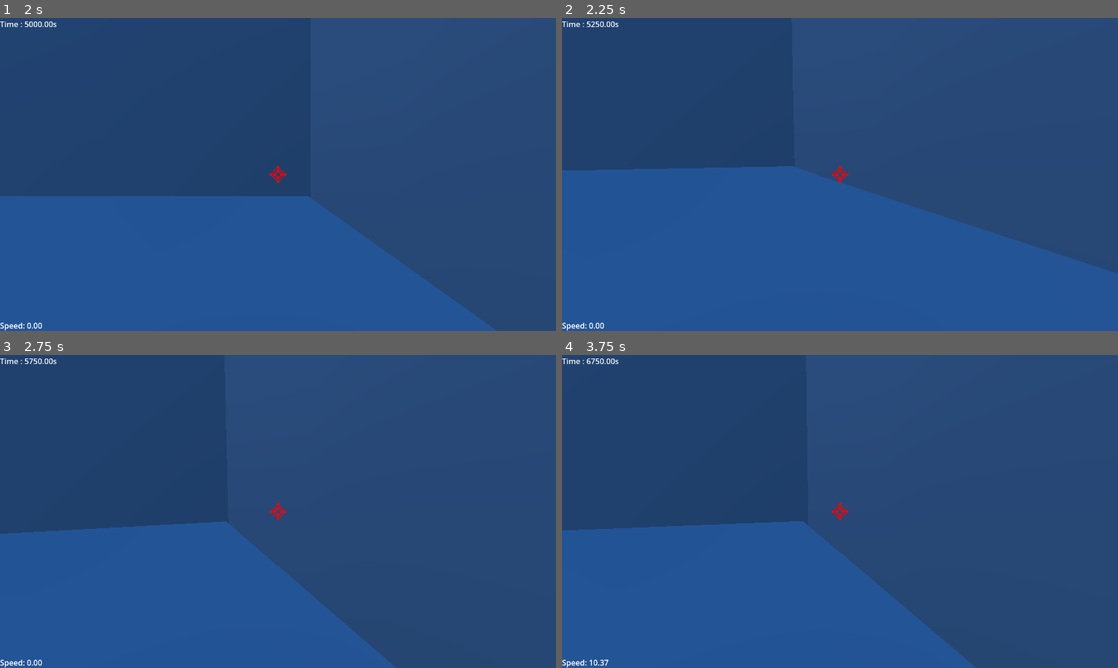
Above: before the commit, frames 1-4 (two rows, left to right).
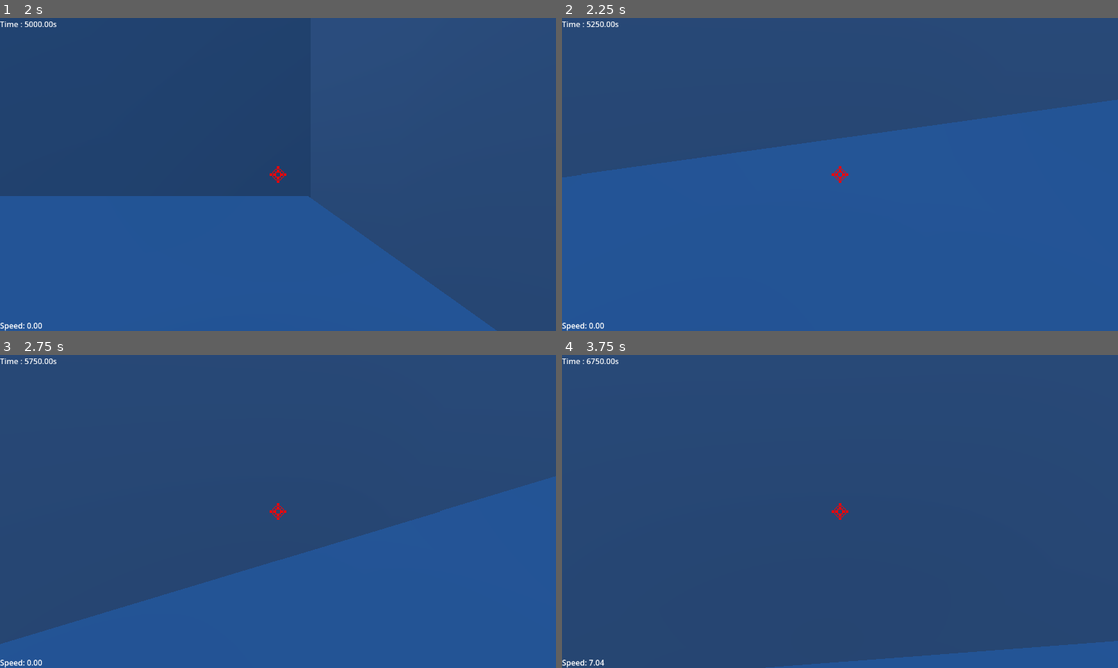
Above: after the commit, the same moments.

Repository: Lilianbazantay/Speed4Need
Game: Godot game, scene res://scenes/MainMenu/MainMenu.tscn
Two runs of this game, one before a commit and one after it. Both use one fixed random seed, a clock stepped at 60 frames per second and the inputs below.
Inputs (mouse positions are in pixels of both pictures, inside the frame that each line leads up to):
- Up to frame 1 (2 s): click "PLAY" at 0.5 s; click (211, 149) at 1.27 s
- Up to frame 2 (2.25 s): tap Enter (ui_accept) at 2 s; move the mouse to (867, 174) at 2.02 s; hold W (move_forward) from 2.03 s (still down); hold Ctrl (crouch) from 2.03 s (still down)
- Up to frame 3 (2.75 s): keep holding W (move_forward); keep holding Ctrl (crouch); tap Space (jump) at 2.27 s
- Up to frame 4 (3.75 s): keep holding W (move_forward); move the mouse to (812, 511) at 2.77 s; release Ctrl (crouch) at 2.78 s; tap E (grapple) at 2.85 s; tap Space (jump) at 3.02 s; move the mouse to (851, 505) at 3.52 s; hold Ctrl (crouch) from 3.53 s (still down)

Frame 1 is identical in both runs. In frame 2, 19% of the frame differs, in the area x 0-100%, y 26-82%; in frame 3, 32%, in the area x 0-100%, y 38-100%; in frame 4, 28%.

Commit message:
fix(Player): handle mouse login in _process

Diff:
--- a/scenes/Player/Player.gd
+++ b/scenes/Player/Player.gd
@@ -3,7 +3,6 @@
 var move_speed = 10.0
 var sprint_speed = 10.0
 var gravity = 10.0
-var mouse_sensitivity = 0.002
 
 var jump_force_idle = 5.0
 var jump_force_walking = 3.0
@@ -23,20 +22,9 @@
 @onready var camera: Camera3D = $Head/Camera3D
 @onready var break_sound: AudioStreamPlayer3D = $BreakSound
 
-#Controller
+#Camera rotation
 var y_rot := 0.0
 var x_rot := 0.0
-var smooth_y_rot := 0.0
-var smooth_x_rot := 0.0
-var look_smoothness := 12.0
-
-# Manette
-var controller_sensi_x := 7.0
-var controller_sensi_y := 9.0
-var controller_curve := 1.7
-var controller_accel := 6.0
-var controller_vel_x := 0.0
-var controller_vel_y := 0.0
 
 func _ready() -> void:
 	Input.set_mouse_mode(Input.MOUSE_MODE_CAPTURED)
@@ -44,21 +32,28 @@
 
 func _unhandled_input(event: InputEvent) -> void:
 	if event is InputEventMouseMotion:
-		_handle_mouse(event)
+		y_rot -= event.relative.x * PlayerSettings.sensibility / 1000
+		x_rot -= event.relative.y * PlayerSettings.sensibility / 1000
+		x_rot = clamp(x_rot, deg_to_rad(-90), deg_to_rad(90))
+
+func handle_controller_look(delta: float) -> void:
+	var controller_input_x = Input.get_action_strength("look_right") - Input.get_action_strength("look_left")
+	var controller_input_y = Input.get_action_strength("look_down") - Input.get_action_strength("look_up")
+
+	y_rot += controller_input_x  * delta * PlayerSettings.sensibility / 1000
+	x_rot += controller_input_y  * delta * PlayerSettings.sensibility / 1000
+
+	x_rot = clamp(x_rot, deg_to_rad(-90), deg_to_rad(90))
+
+func _process(delta: float) -> void:
+	handle_controller_look(delta)
+
+	rotation.y = y_rot
+	head.rotation.x = x_rot
 
 func _physics_process(delta: float) -> void:
 	_handle_gravity(delta)
 	_handle_movement(delta)
-	_handle_keyboard_look(delta)
-	_handle_controller_look(delta)
-
-	# Interpolation fluide
-	smooth_y_rot = lerp(smooth_y_rot, y_rot, delta * look_smoothness)
-	smooth_x_rot = lerp(smooth_x_rot, x_rot, delta * look_smoothness)
-
-	rotation.y = smooth_y_rot
-	head.rotation.x = smooth_x_rot
-
 	move_and_slide()
 
 	if is_on_floor() and Input.is_action_pressed("crouch") and velocity.length() > 0.5:
@@ -164,30 +159,3 @@
 		velocity.y -= gravity * delta * 0.3
 	if not is_on_floor() and not is_on_wall():
 		velocity.y -= gravity * delta
-
-func _handle_mouse(event: InputEventMouseMotion) -> void:
-	y_rot -= event.relative.x * mouse_sensitivity
-	x_rot -= event.relative.y * mouse_sensitivity
-	x_rot = clamp(x_rot, deg_to_rad(-90), deg_to_rad(90))
-
-func _handle_keyboard_look(delta: float) -> void:
-	var look_speed := 1.5
-
-	if Input.is_action_pressed("look_right"):
-		y_rot -= look_speed * delta
-	if Input.is_action_pressed("look_left"):
-		y_rot += look_speed * delta
-
-	if Input.is_action_pressed("look_down"):
-		x_rot -= look_speed * delta
-	if Input.is_action_pressed("look_up"):
-		x_rot += look_speed * delta
-
-	x_rot = clamp(x_rot, deg_to_rad(-90), deg_to_rad(90))
-
-func _handle_controller_look(delta: float) -> void:
-
-	y_rot += controller_vel_x * controller_sensi_x * delta
-	x_rot += controller_vel_y * controller_sensi_y * delta
-
-	x_rot = clamp(x_rot, deg_to_rad(-90), deg_to_rad(90))
--- a/scenes/Player/Player.tscn
+++ b/scenes/Player/Player.tscn
@@ -107,9 +107,6 @@
 texture = ExtResource("8_mmokv")
 expand_mode = 1
 
-[node name="Timer" type="Timer" parent="HUD" unique_id=1774075730]
-wait_time = 9.223372e+18
-
 [node name="PauseMenu" type="Control" parent="." unique_id=109016279]
 visible = false
 layout_mode = 3
